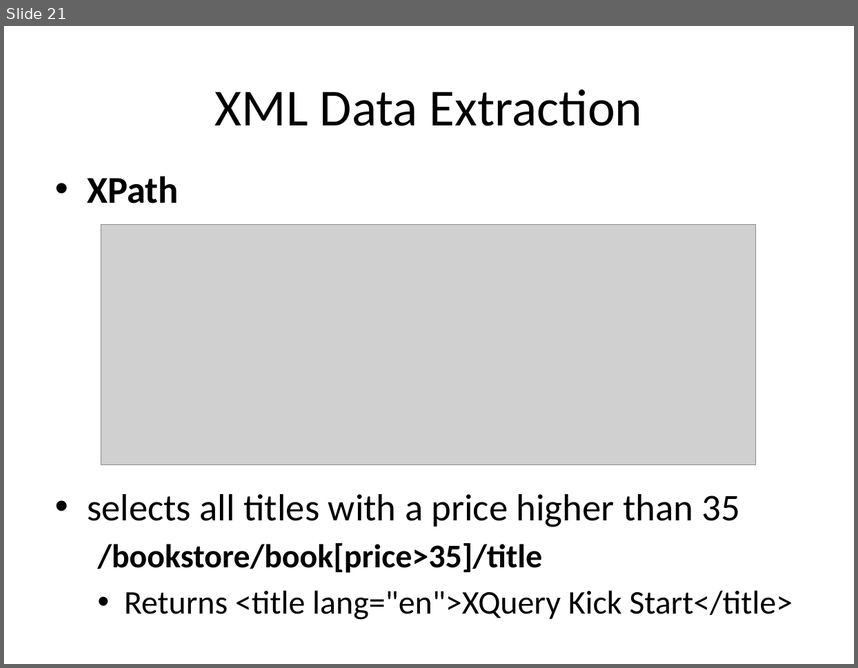
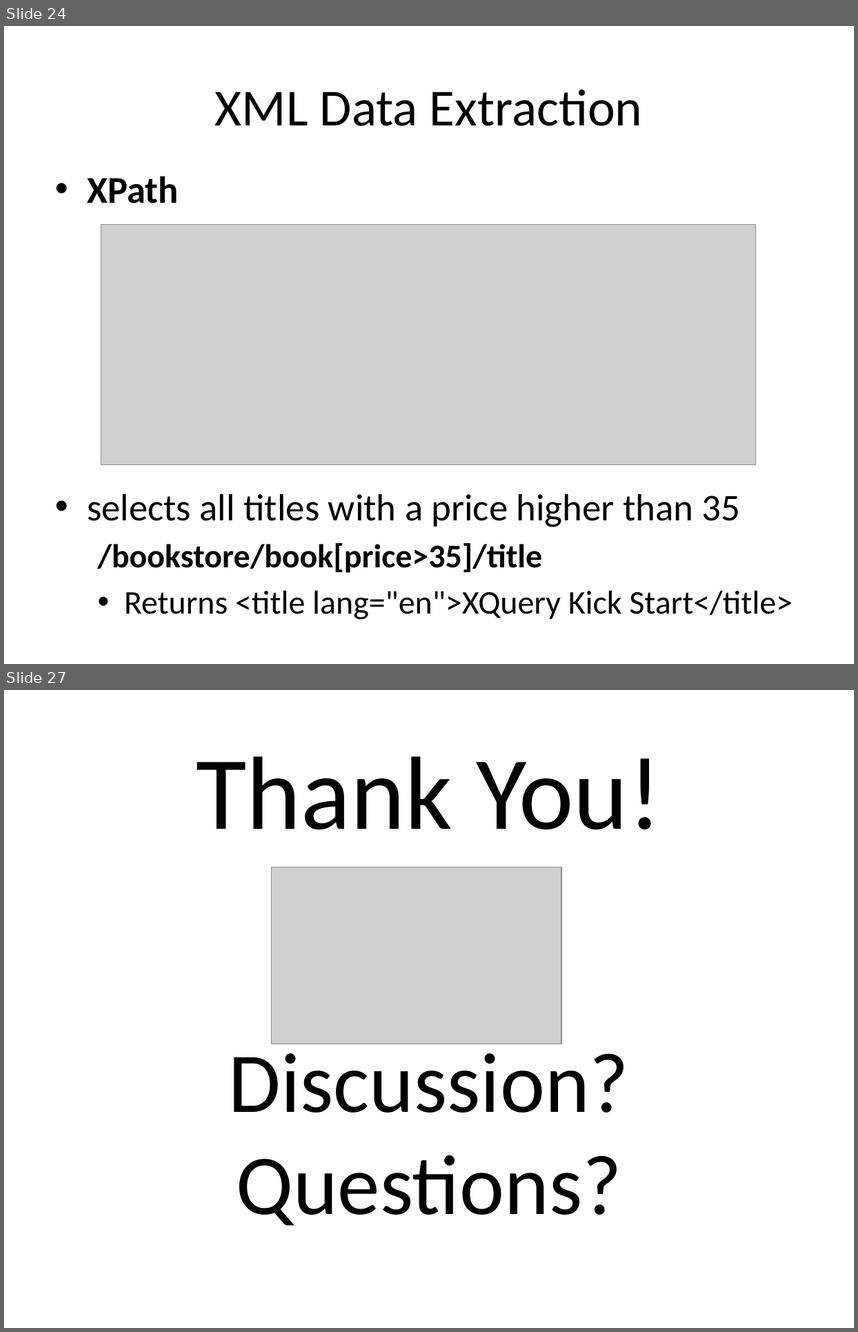
Before and after one commit to UUDeCART/NoSQL, a slide deck: NoSQL.pptx. Shown one above the other, each under a label of ours: slide 21 before the commit, slides 24 and 27 after it; the slides between them are not shown. The pictures are 858x668 and 858x1332 pixels, drawn with LibreOffice and Linux fonts; fonts in the diff are those of the drawing; grey boxes stand for pictures. Boxes give left, top, right and bottom in pixels: in the first picture for what was removed or moved away, otherwise in the second. Text is boxed around its words. In the diff, an @@ line names an element or a change of style, - is before the commit and + after.

```diff
--- a/NoSQL.pptx
+++ b/NoSQL.pptx
@@ slide 27 added at [4,690,854,1328], background #FFFFFF @@
@@ title added at [196,756,662,829], 88 pt, text #000000 @@
+Thank You!
@@ picture added at [271,867,562,1044] @@
@@ text added at [229,1042,629,1225], 72 pt, text #000000 @@
+Discussion? Questions?
@@ what was slide 21 is now slide 24 @@
```
Also in this commit, not shown: 11 slides changed, 3 other slides added, 1 slide removed, 7 other files.
